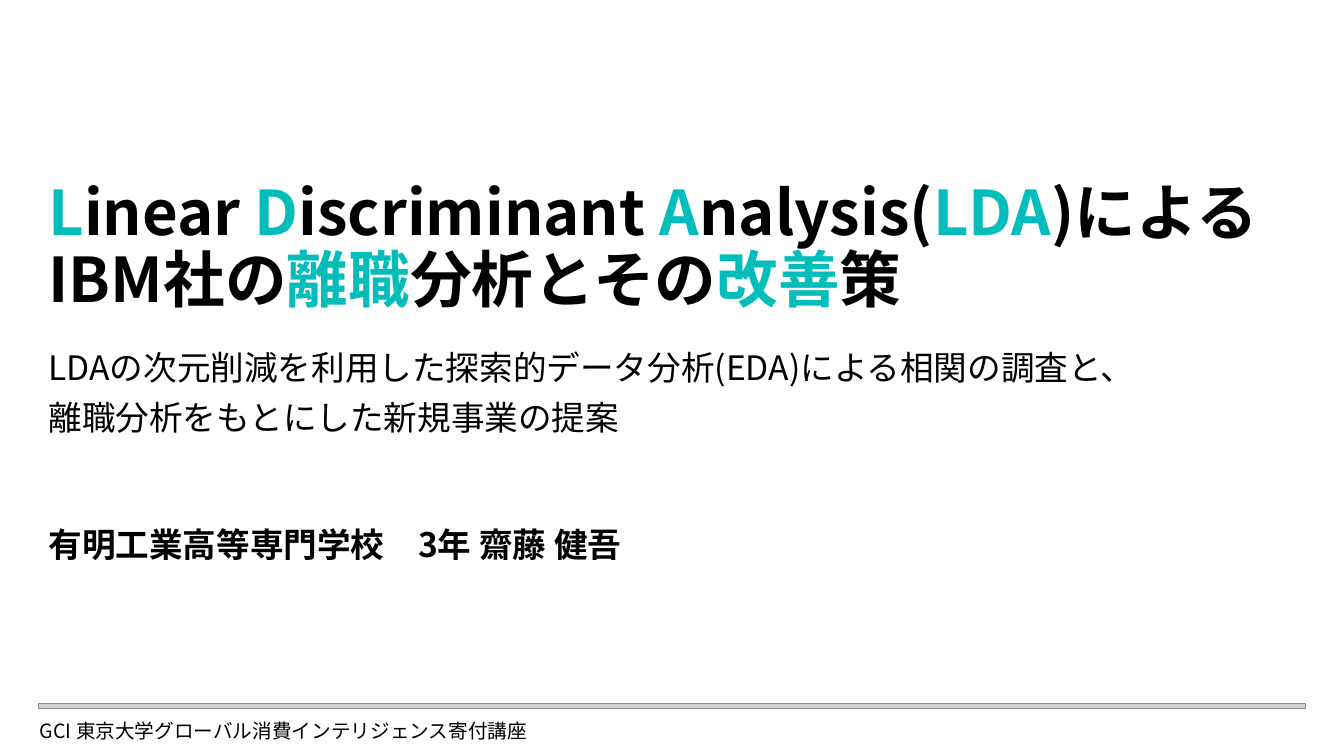
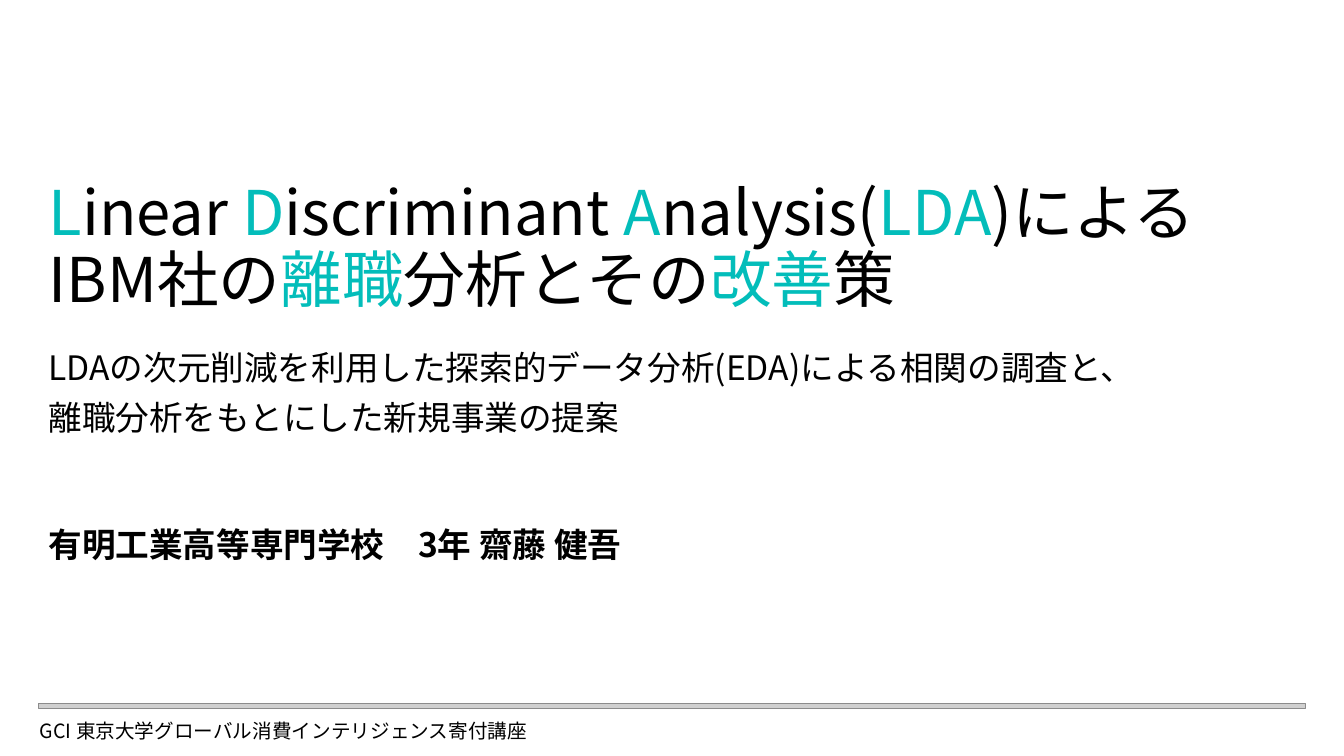
Before and after one commit to elsy0111/GCI2023Winter, a slide deck: slide 1 of LDA_Attrition.pptx. Drawn at 1344x756 pixels with LibreOffice and Linux fonts; fonts in the diff are those of the drawing; grey boxes stand for pictures. Boxes give left, top, right and bottom in pixels: in the first picture for what was removed or moved away, otherwise in the second. Text is boxed around its words. In the diff, an @@ line names an element or a change of style, - is before the commit and + after.

```diff
--- a/LDA_Attrition.pptx
+++ b/LDA_Attrition.pptx
@@ title "Linear Discriminant Analysis(LDA)による IBM社の離職分析とその改善策" at (x1=49, y1=185, x2=1195, y2=307): bold off @@
```
Also in this commit, not shown: 6 other slides changed, 6 slides added, 34 other files.
